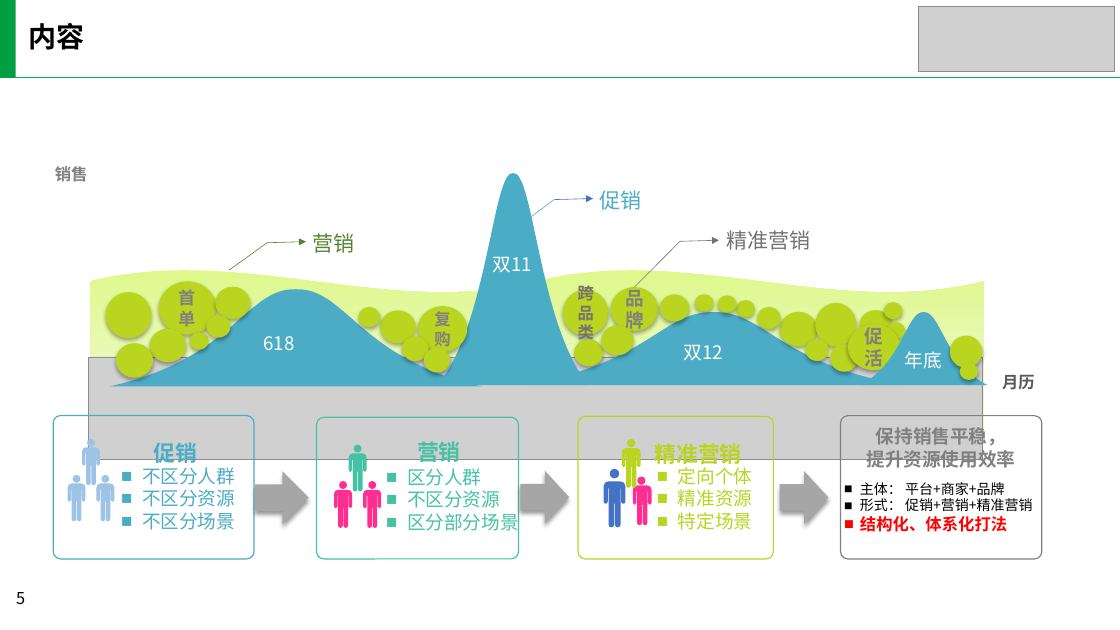
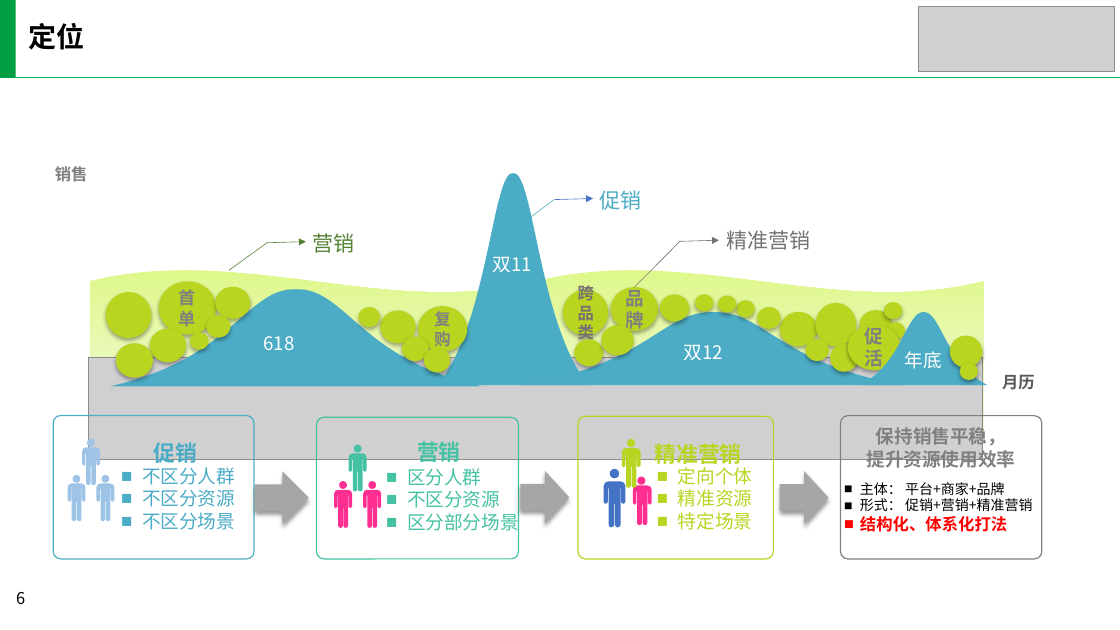
Before and after one commit to yaobozhang/YF_EB, a slide deck: slide 6 of 会员体系/精准营销/电商v2.0/生命周期精准营销/精准营销设计.pptx (slide 5 before the commit). Drawn at 1120x630 pixels with LibreOffice and Linux fonts; fonts in the diff are those of the drawing; grey boxes stand for pictures; background and template pictures are left out. Boxes give left, top, right and bottom in pixels: in the first picture for what was removed or moved away, otherwise in the second. Text is boxed around its words. In the diff, an @@ line names an element or a change of style, - is before the commit and + after.

```diff
--- a/会员体系/精准营销/电商v2.0/生命周期精准营销/精准营销设计.pptx
+++ b/会员体系/精准营销/电商v2.0/生命周期精准营销/精准营销设计.pptx
@@ text at [29,23,85,50]: text changed @@
-内容
+定位
@@ page number at [16,592,25,604]: text changed @@
-5
+6
```
Also in this commit, not shown: 5 other slides changed, 4 slides added, 2 slides removed, 1 other file.
